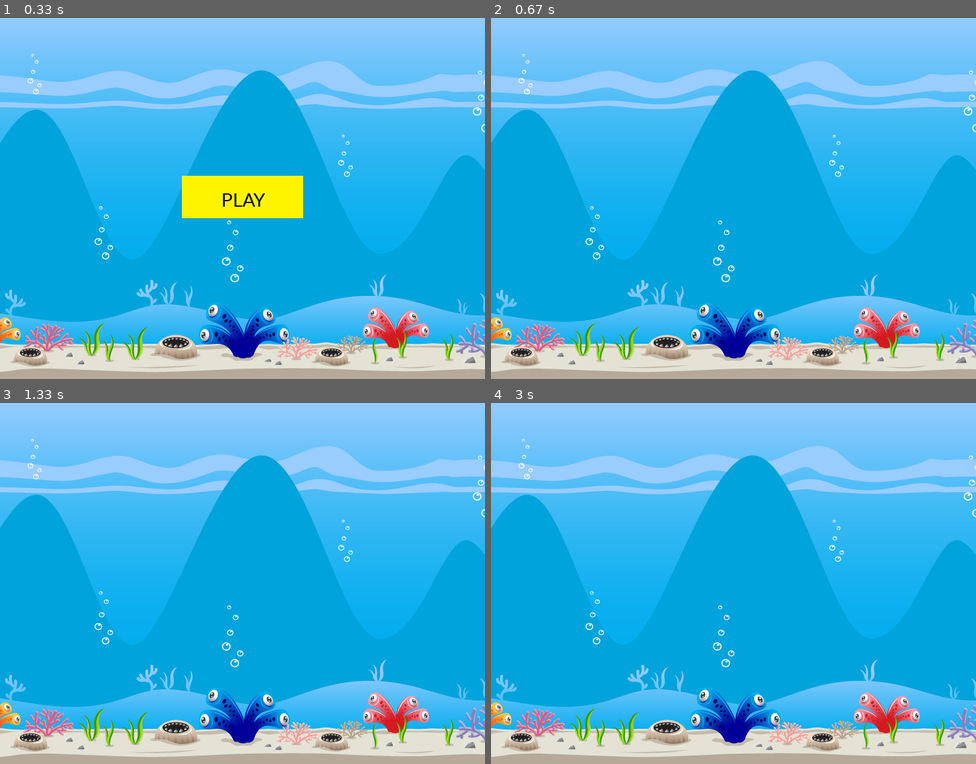
Above: before the commit, frames 1-4 (two rows, left to right).
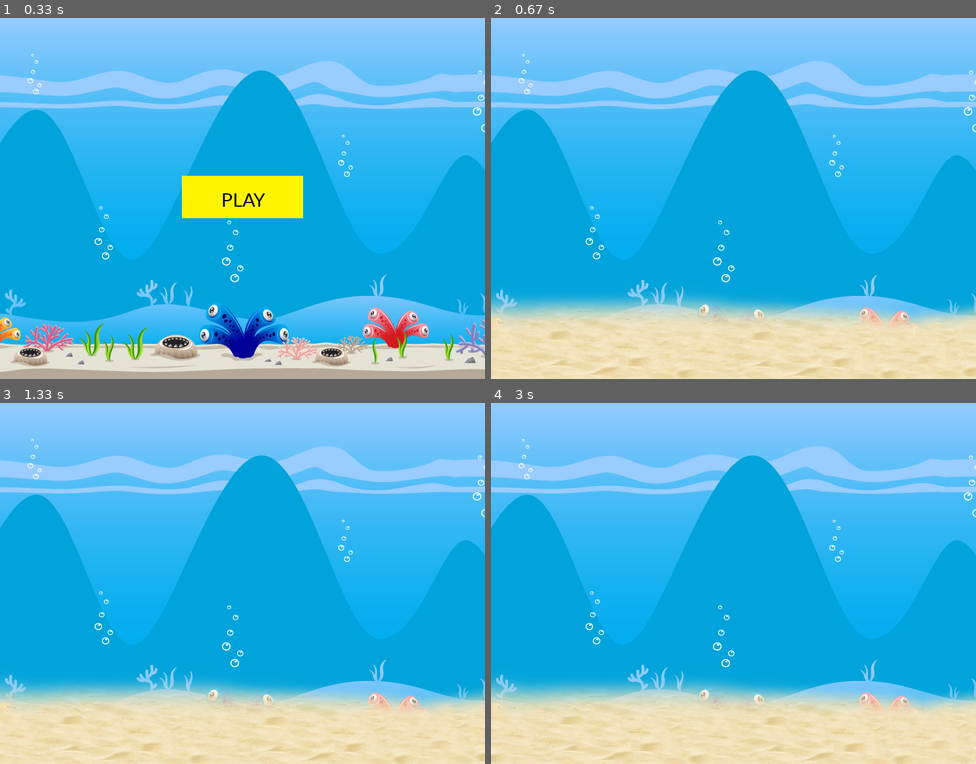
Above: after the commit, the same moments.

Repository: okandiah/Project
Game: pygame game, started from FlappyFish.py
Two runs of this game, one before a commit and one after it. Both use one fixed random seed, a clock stepped at 60 frames per second and the inputs below.
Inputs (mouse positions are in pixels of both pictures, inside the frame that each line leads up to):
- Up to frame 1 (0.33 s): no input
- Up to frame 2 (0.67 s): click (733, 198) at 0.38 s
- Up to frame 3 (1.33 s): no input
- Up to frame 4 (3 s): no input

Frame 1 is identical in both runs. In frame 2, 20% of the frame differs, in the area x 0-100%, y 76-100%; in frame 3, 20%; in frame 4, 20%.

Commit message:
moving screen with button!!!!!!!!!!!!

Diff:
--- a/FlappyFish.py
+++ b/FlappyFish.py
@@ -6,7 +6,7 @@
 pygame.init()
 
 timer = pygame.time.Clock()
-fps = 60
+fps = 50
 
 # screen size
 size = (800, 600)
@@ -23,12 +23,12 @@
 def play_screen():
     background2 = pygame.image.load('sandbackground.png')
     background_scroll = 0
-    scroll_speed = 4
+    scroll_speed = 2
 
     while run:
         timer.tick(fps)
         screen.blit(background, (0, 0))
-        screen.blit(background2, (background_scroll, 600))
+        screen.blit(background2, (background_scroll,250))
         background_scroll -= scroll_speed
 
         if abs(background_scroll) > 35:
Binary file changed: sandbackground.png
